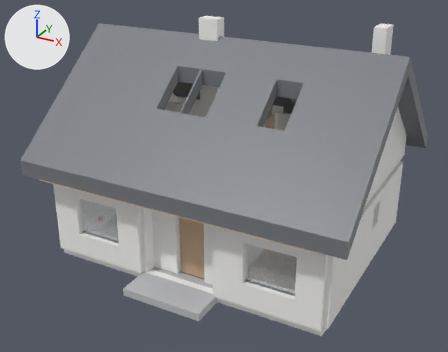
The glTF model projects/amor_woe1092/output/amor_woe1092.glb: old version first, new version second.
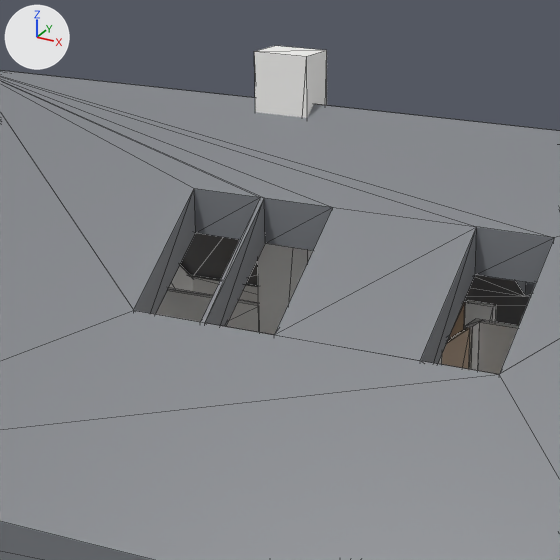
The first picture shows the older version from a 50 mm camera at (15.33, -15.18, 11.98) aimed at (4.74, 4.07, 2.35). The close-ups show the older and then the newer version on the part from 24% to 68% of the width and 0% to 56% of the height of that picture. Only the edits that show in the close-ups are written down. Arrows for +X, +Y and +Z are at upper left; the lights stay in place. The close-ups show mesh edges as thin lines. Vertices at exactly the same position are counted once.

Names of what the first close-up shows: 'Dach_rp_main_north', 'Dach_rp_main_south', 'Komin_chimney_schiedel_salon', 'SkrzydloDrzwi_door_attic_pok24', 'w_a_knee_north_L3_full_4', 'w_a_komunikacja_north_L0_full_2', 'w_a_komunikacja_south_L0_full_1', 'w_a_laz_pralnia_div_L0_full_1', 'w_a_pok25_pok24_div_L0_full_2' and 3 more.
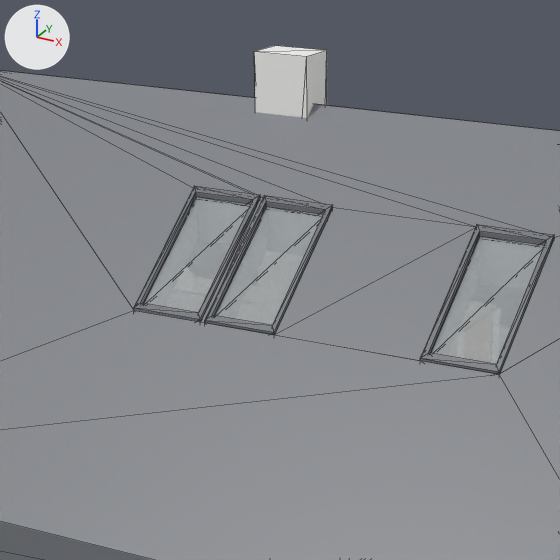
Changed parts and their boxes (x1, y1, x2, y2) in the close-ups (560 x 560 px):
'rw_amor_south_3_glass', added: after (431, 236, 544, 364)
'rw_amor_south_2_glass', added: after (214, 207, 323, 325)
'rw_amor_south_1_glass', added: after (144, 197, 250, 313)
'rw_amor_south_3_frame', added: after (420, 224, 554, 374)
'rw_amor_south_2_frame', added: after (205, 195, 333, 335)
'rw_amor_south_1_frame', added: after (134, 186, 260, 322)
'w_a_komunikacja_north_L0_full_2', deleted: before (464, 300, 496, 329)
'w_a_pok25_pok24_div_L0_full_2', reshaped (not visible afterwards): before (466, 319, 482, 371)

Edits to the bpy script that builds the scene:
```text
Change me_sm_wall_poddasze_w_a_pok25_pok24_div_l0_2:
    remove me_sm_wall_poddasze_w_a_pok25_pok24_div_l0_2.from_pydata(...)  # 8 vertices, 12 faces; spans x 6.56..6.66, y 4.4..4.7, z 2.95..5.05
    add me_sm_wall_poddasze_w_a_pok25_pok24_div_l0_2.from_pydata(...)  # 12 vertices, 24 faces; spans x 6.56..6.66, y 3.95..4.15, z 2.95..5.05
    me_sm_wall_poddasze_w_a_pok25_pok24_div_l0_2 part 1: 8 vertices removed from x 6.56..6.66, y 4.4..4.7, z 2.95..5.05
    other edits to the shape of me_sm_wall_poddasze_w_a_pok25_pok24_div_l0_2 do not show in these pictures
Add me_sm_roofwindowglass_rw_amor_south_3:
    me_sm_roofwindowglass_rw_amor_south_3.from_pydata([(7.395, 1.565, 5.58), (8.205, 1.565, 5.58), (8.205, 2.835, 6.646), (7.395, 2.835, 6.646), (7.395, 1.565, 5.61), (8.205, 1.565, 5.61), (8.205, 2.835, 6.676), (7.395, 2.835, 6.676)], [], [(0, 3, 2), (1, 0, 2), (6, 7, 4), (6, 4, 5), (0, 1, 5), (0, 5, 4), (1, 2, 6), (1, 6, 5), (2, 3, 7), (2, 7, 6), (3, 0, 4), (3, 4, 7)])
    me_sm_roofwindowglass_rw_amor_south_3.materials.append(mat_m_glass_clear)  # white #f1f9fd
Add me_sm_roofwindowglass_rw_amor_south_2:
    me_sm_roofwindowglass_rw_amor_south_2.from_pydata([(4.595, 1.565, 5.58), (5.405, 1.565, 5.58), (5.405, 2.835, 6.646), (4.595, 2.835, 6.646), (4.595, 1.565, 5.61), (5.405, 1.565, 5.61), (5.405, 2.835, 6.676), (4.595, 2.835, 6.676)], [], [(0, 3, 2), (1, 0, 2), (6, 7, 4), (6, 4, 5), (0, 1, 5), (0, 5, 4), (1, 2, 6), (1, 6, 5), (2, 3, 7), (2, 7, 6), (3, 0, 4), (3, 4, 7)])
    me_sm_roofwindowglass_rw_amor_south_2.materials.append(mat_m_glass_clear)  # white #f1f9fd
Add me_sm_roofwindowglass_rw_amor_south_1:
    me_sm_roofwindowglass_rw_amor_south_1.from_pydata([(3.595, 1.565, 5.58), (4.405, 1.565, 5.58), (4.405, 2.835, 6.646), (3.595, 2.835, 6.646), (3.595, 1.565, 5.61), (4.405, 1.565, 5.61), (4.405, 2.835, 6.676), (3.595, 2.835, 6.676)], [], [(0, 3, 2), (1, 0, 2), (6, 7, 4), (6, 4, 5), (0, 1, 5), (0, 5, 4), (1, 2, 6), (1, 6, 5), (2, 3, 7), (2, 7, 6), (3, 0, 4), (3, 4, 7)])
    me_sm_roofwindowglass_rw_amor_south_1.materials.append(mat_m_glass_clear)  # white #f1f9fd
Remove ob_w_a_komunikacja_north_l0_full_2:
    ob_w_a_komunikacja_north_l0_full_2 = bpy.data.objects.new('w_a_komunikacja_north_L0_full_2', me_sm_wall_poddasze_w_a_komunikacja_north_l0_2)
Add ob_rw_amor_south_3_glass:
    ob_rw_amor_south_3_glass = bpy.data.objects.new('rw_amor_south_3_glass', me_sm_roofwindowglass_rw_amor_south_3)
    ob_rw_amor_south_3_glass.location = (0.0, 0.0, 0.0)
Add ob_rw_amor_south_3_frame:
    ob_rw_amor_south_3_frame = bpy.data.objects.new('rw_amor_south_3_frame', me_sm_roofwindowframe_rw_amor_south_3)  # 16 vertices, 32 faces; spans x 7.33..8.27, y 1.5..2.9, z 5.01..6.79; in mat_m_window_frame_anthracite (grey #707278)
    ob_rw_amor_south_3_frame.location = (0.0, 0.0, 0.0)
Add ob_rw_amor_south_2_glass:
    ob_rw_amor_south_2_glass = bpy.data.objects.new('rw_amor_south_2_glass', me_sm_roofwindowglass_rw_amor_south_2)
    ob_rw_amor_south_2_glass.location = (0.0, 0.0, 0.0)
Add ob_rw_amor_south_2_frame:
    ob_rw_amor_south_2_frame = bpy.data.objects.new('rw_amor_south_2_frame', me_sm_roofwindowframe_rw_amor_south_2)  # 16 vertices, 32 faces; spans x 4.53..5.47, y 1.5..2.9, z 5.01..6.79; in mat_m_window_frame_anthracite (grey #707278)
    ob_rw_amor_south_2_frame.location = (0.0, 0.0, 0.0)
Add ob_rw_amor_south_1_glass:
    ob_rw_amor_south_1_glass = bpy.data.objects.new('rw_amor_south_1_glass', me_sm_roofwindowglass_rw_amor_south_1)
    ob_rw_amor_south_1_glass.location = (0.0, 0.0, 0.0)
Add ob_rw_amor_south_1_frame:
    ob_rw_amor_south_1_frame = bpy.data.objects.new('rw_amor_south_1_frame', me_sm_roofwindowframe_rw_amor_south_1)  # 16 vertices, 32 faces; spans x 3.53..4.47, y 1.5..2.9, z 5.01..6.79; in mat_m_window_frame_anthracite (grey #707278)
    ob_rw_amor_south_1_frame.location = (0.0, 0.0, 0.0)
```
